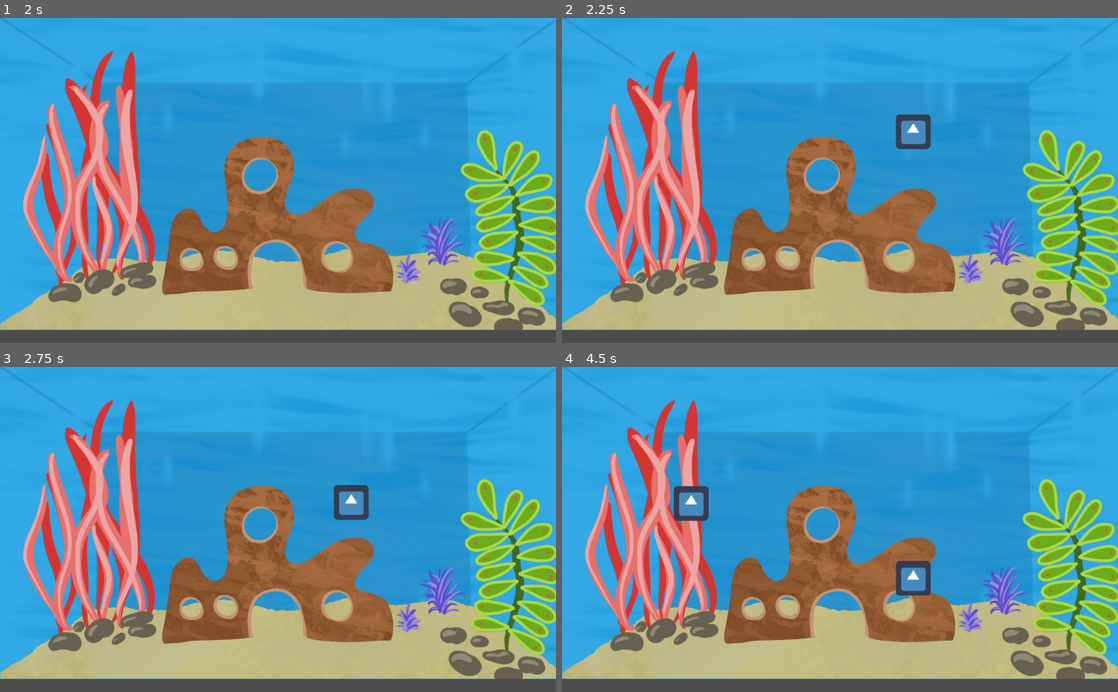
Above: before the commit, frames 1-4 (two rows, left to right).
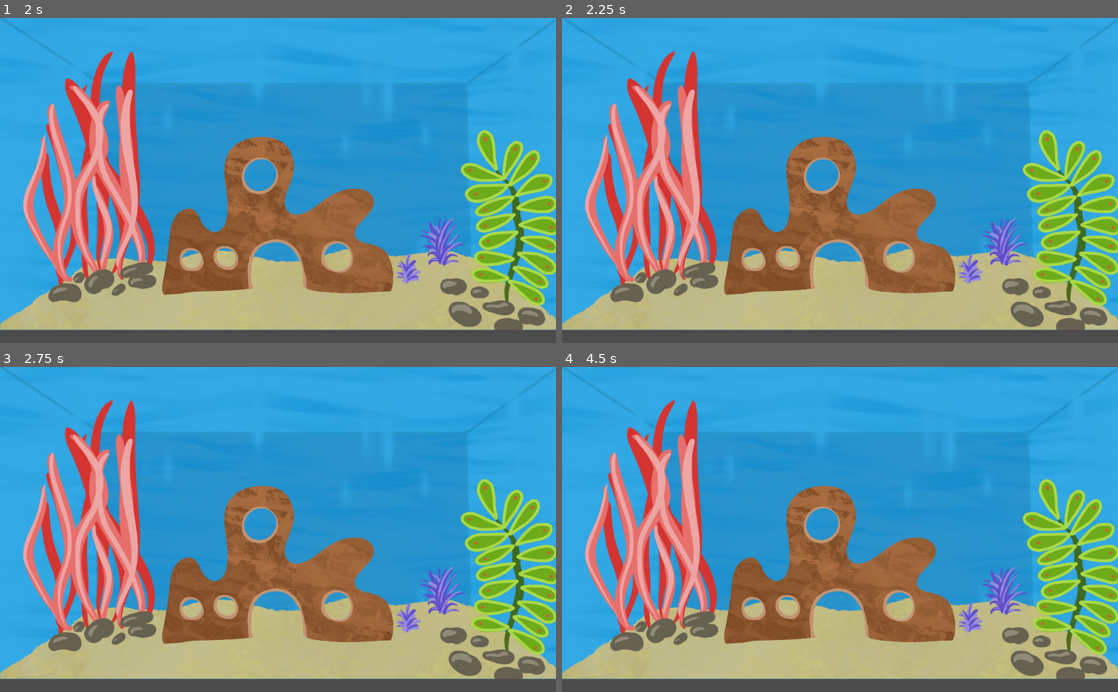
Above: after the commit, the same moments.

Repository: Quinnsicle/Aquarium
Game: Godot game, scene res://Scenes/Aquarium.tscn
The game is run twice, just before and just after one commit, with the same random seed, the same clock (stepped at 60 frames per second) and the same inputs. The engine's default icon, where the game draws it, is replaced by a stand-in: a white triangle on a blue panel in a dark square.
Inputs (mouse positions are in pixels of both pictures, inside the frame that each line leads up to):
- Up to frame 1 (2 s): tap Enter at 0.5 s; move the mouse to (400, 164) at 0.52 s; right-click (400, 164) at 0.6 s; tap Space at 1.25 s; move the mouse to (166, 196) at 1.27 s; right-click (166, 196) at 1.35 s
- Up to frame 2 (2.25 s): tap Enter at 2 s; move the mouse to (895, 109) at 2.02 s; click (895, 109) at 2.1 s
- Up to frame 3 (2.75 s): right-click (333, 458) at 2.3 s
- Up to frame 4 (4.5 s): move the mouse to (812, 594) at 2.77 s; right-click (812, 594) at 2.85 s; move the mouse to (1006, 578) at 3.52 s; right-click (1006, 578) at 3.6 s; move the mouse to (673, 480) at 4.27 s; click (673, 480) at 4.35 s

Frame 1 is identical in both runs. In frame 2, 0.7% of the frame differs, in the area x 60-67%, y 29-41%; in frame 3, 0.7%; in frame 4, 1.3%, in the area x 20-67%, y 36-71%.

Commit message:
Blah

Diff:
--- a/Scripts/Aquarium.gd
+++ b/Scripts/Aquarium.gd
@@ -7,11 +7,6 @@
 
 
 
-func _process(delta):
-	if Input.is_action_just_pressed("pop_bubble"):
-		var bubble_scene = load("res://Scenes/Bubble.tscn")
-		var bubble_spawn = bubble_scene.instance()
-		get_parent().remove_child(bubble_spawn)
 
 		# Spawn food on left click
 	if Input.is_action_just_pressed("spawn_food"):
